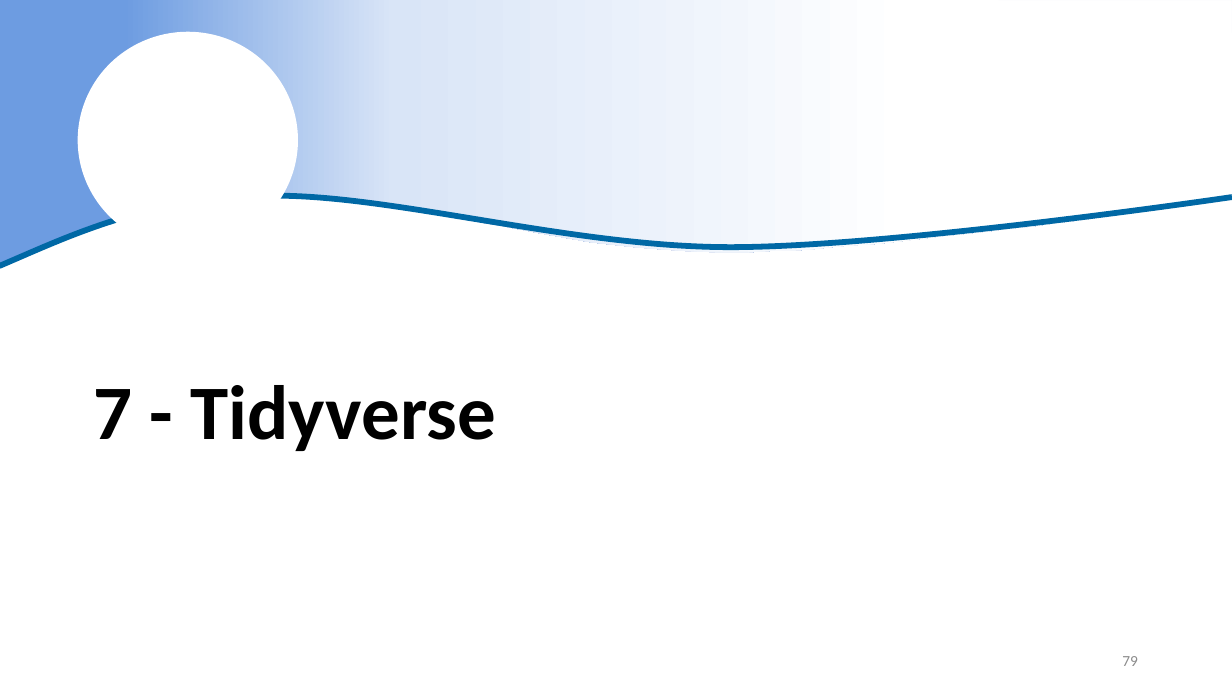
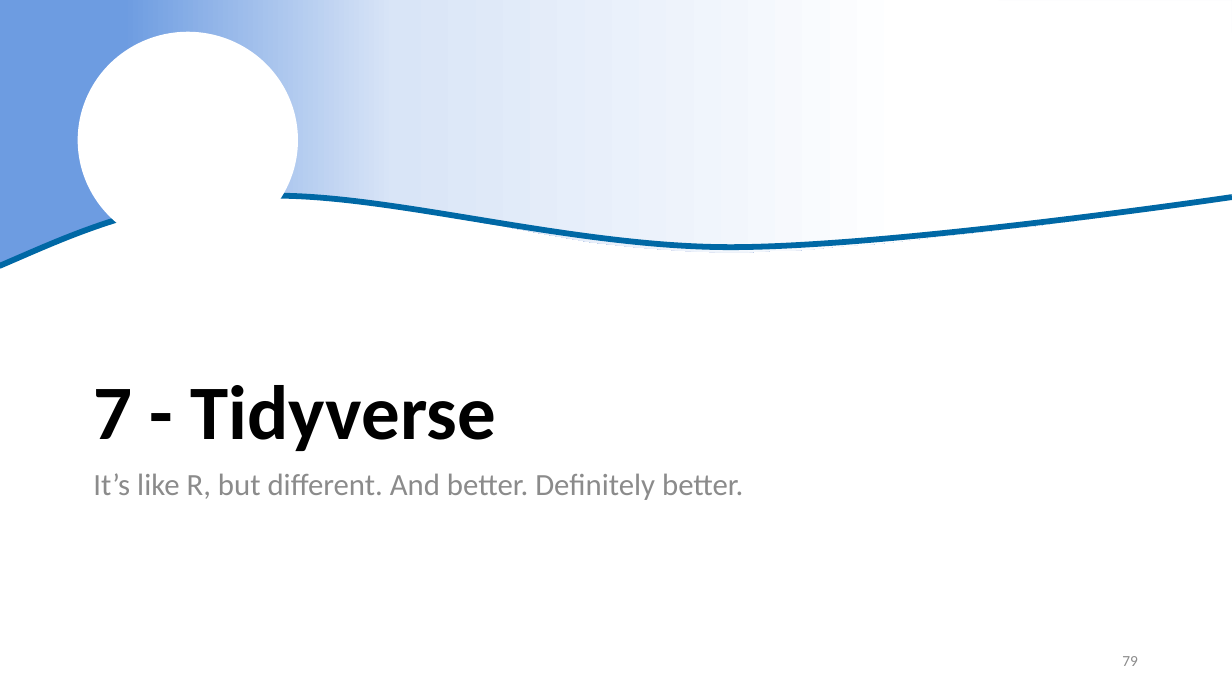
Before and after one commit to justinpriest/R_Intro_ADFG, a slide deck: slide 79 of The Basics of R.pptx. Drawn at 1232x693 pixels with LibreOffice and Linux fonts; fonts in the diff are those of the drawing; background and template pictures are left out. Boxes give left, top, right and bottom in pixels: in the first picture for what was removed or moved away, otherwise in the second. Text is boxed around its words. In the diff, an @@ line names an element or a change of style, - is before the commit and + after.

```diff
--- a/The Basics of R.pptx
+++ b/The Basics of R.pptx
@@ text added at [93, 473, 743, 500], 24 pt, text #8C8C8C @@
+It’s like R, but different. And better. Definitely better.
```
Also in this commit, not shown: 8 other slides changed, 1 other file.
